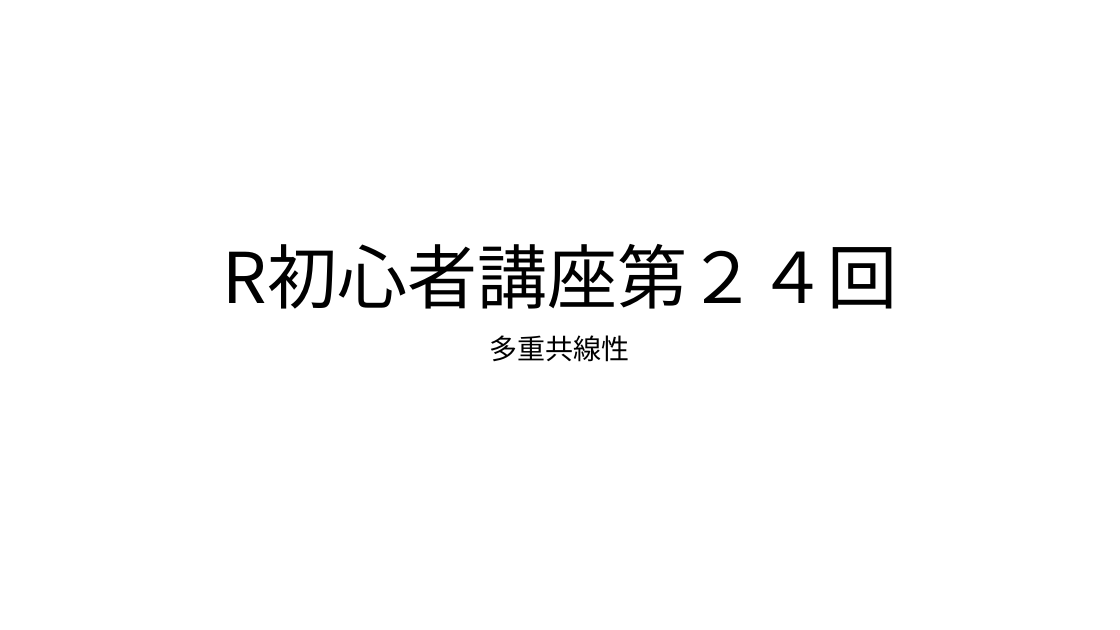
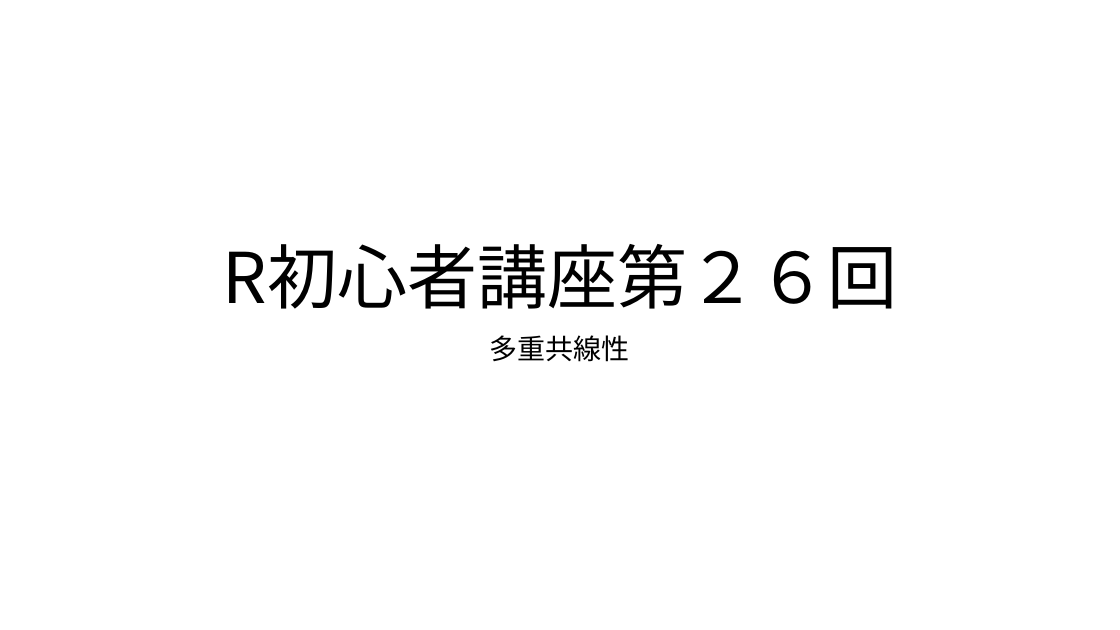
Before and after one commit to KoHMB/Shigen_kensyu_FRA, a slide deck: slide 1 of R/スライド/第24回.pptx. Drawn at 1120x630 pixels with LibreOffice and Linux fonts; fonts in the diff are those of the drawing. Boxes give left, top, right and bottom in pixels: in the first picture for what was removed or moved away, otherwise in the second. Text is boxed around its words. In the diff, an @@ line names an element or a change of style, - is before the commit and + after.

```diff
--- a/R/スライド/第24回.pptx
+++ b/R/スライド/第24回.pptx
@@ title at bbox=[223, 244, 898, 309]: text changed @@
-R初心者講座第２４回
+R初心者講座第２６回
```
Also in this commit, not shown: 1 other slide changed.
